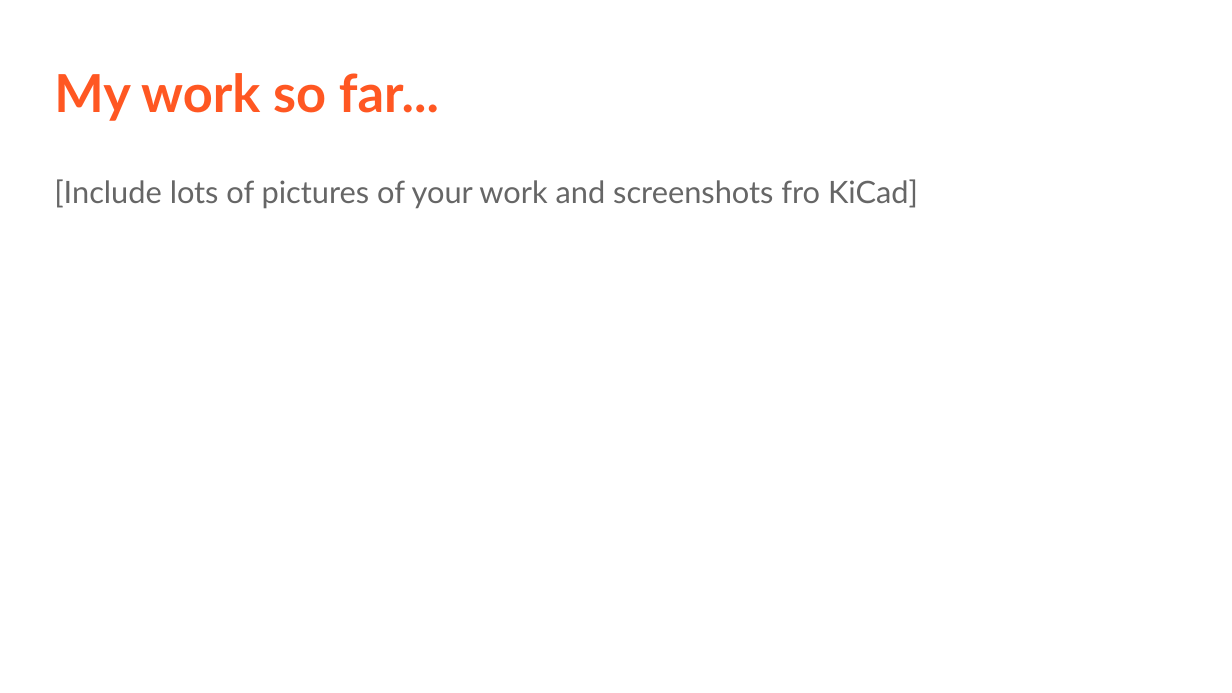
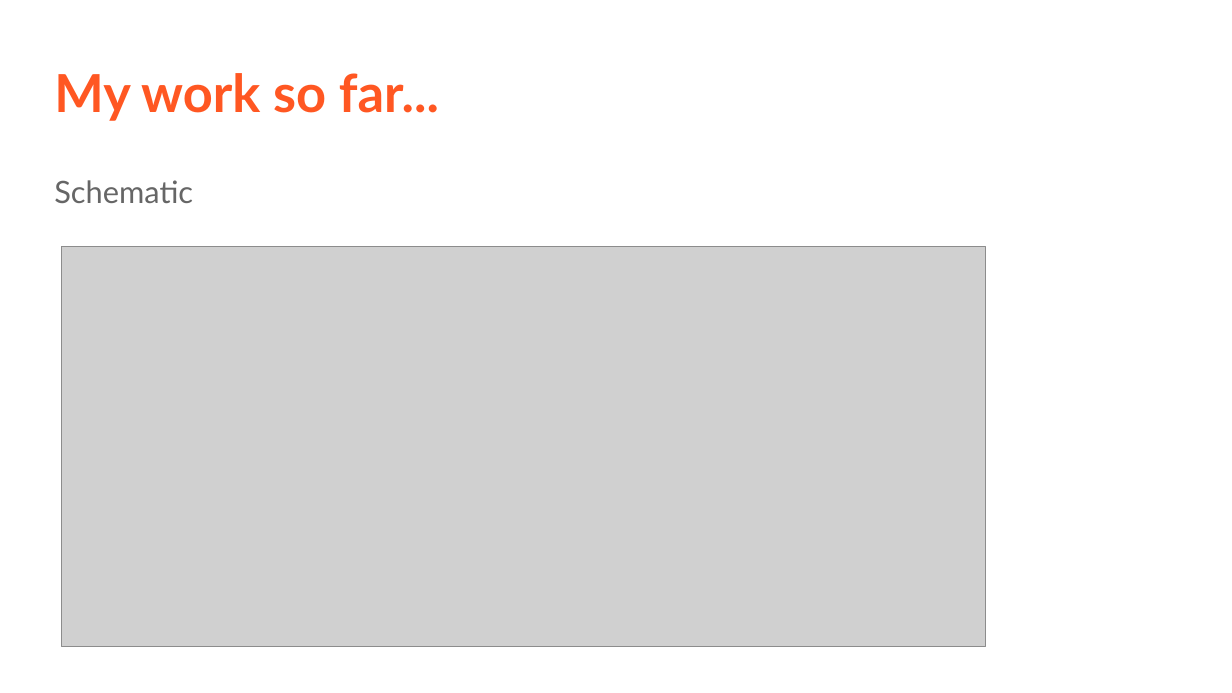
Before and after one commit to stratoscience25/arduino-workshop-logan, a slide deck: slide 8 of Ham xposition presentation/LoganCaramanna_Presentation.odp. Drawn at 1232x693 pixels with LibreOffice and Linux fonts; fonts in the diff are those of the drawing; grey boxes stand for pictures. Boxes give left, top, right and bottom in pixels: in the first picture for what was removed or moved away, otherwise in the second. Text is boxed around its words. In the diff, an @@ line names an element or a change of style, - is before the commit and + after.

Commit message:
add more pcb screenshots and update presentation wording

```diff
--- a/Ham xposition presentation/LoganCaramanna_Presentation.odp
+++ b/Ham xposition presentation/LoganCaramanna_Presentation.odp
@@ text at (54, 180, 193, 203): text changed @@
-[Include lots of pictures of your work and screenshots fro KiCad]
+Schematic
@@ picture added at (62, 246, 986, 647) @@
```
Also in this commit, not shown: 7 other slides changed, 2 slides added, 7 slides removed, 4 other files.
